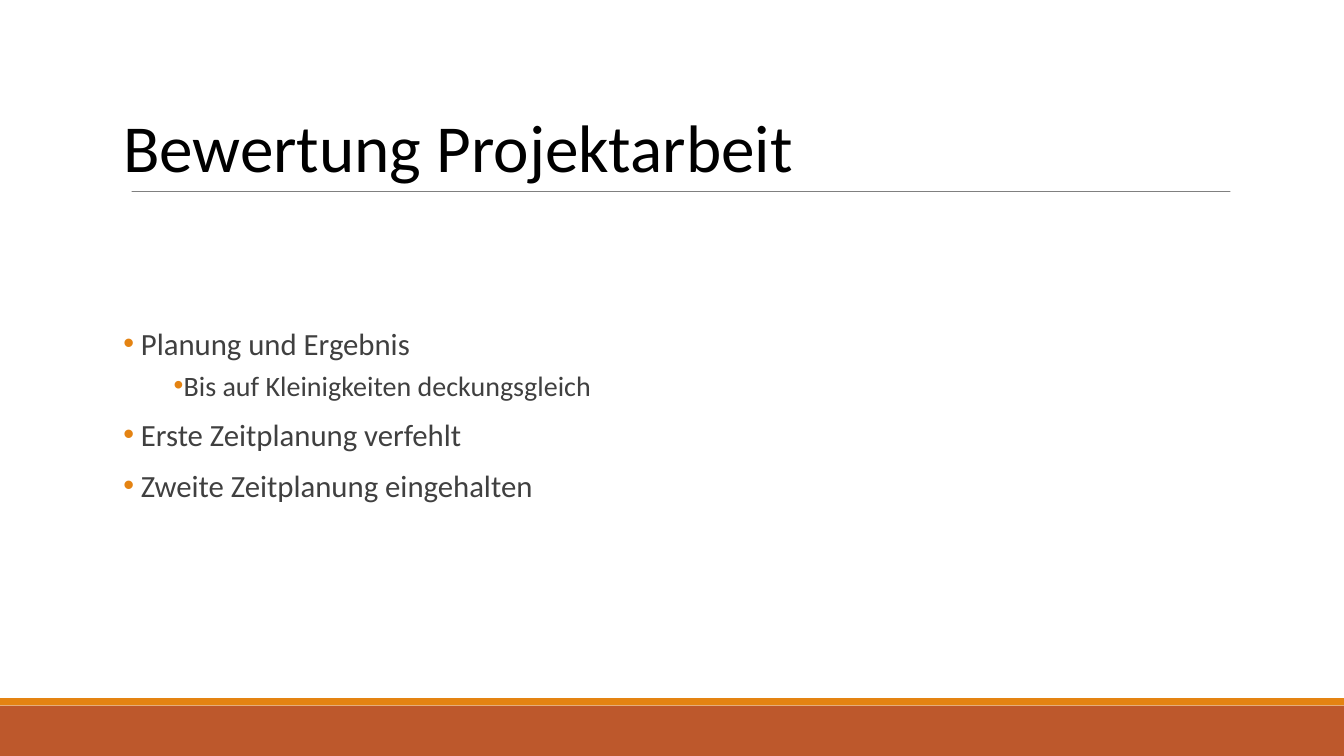
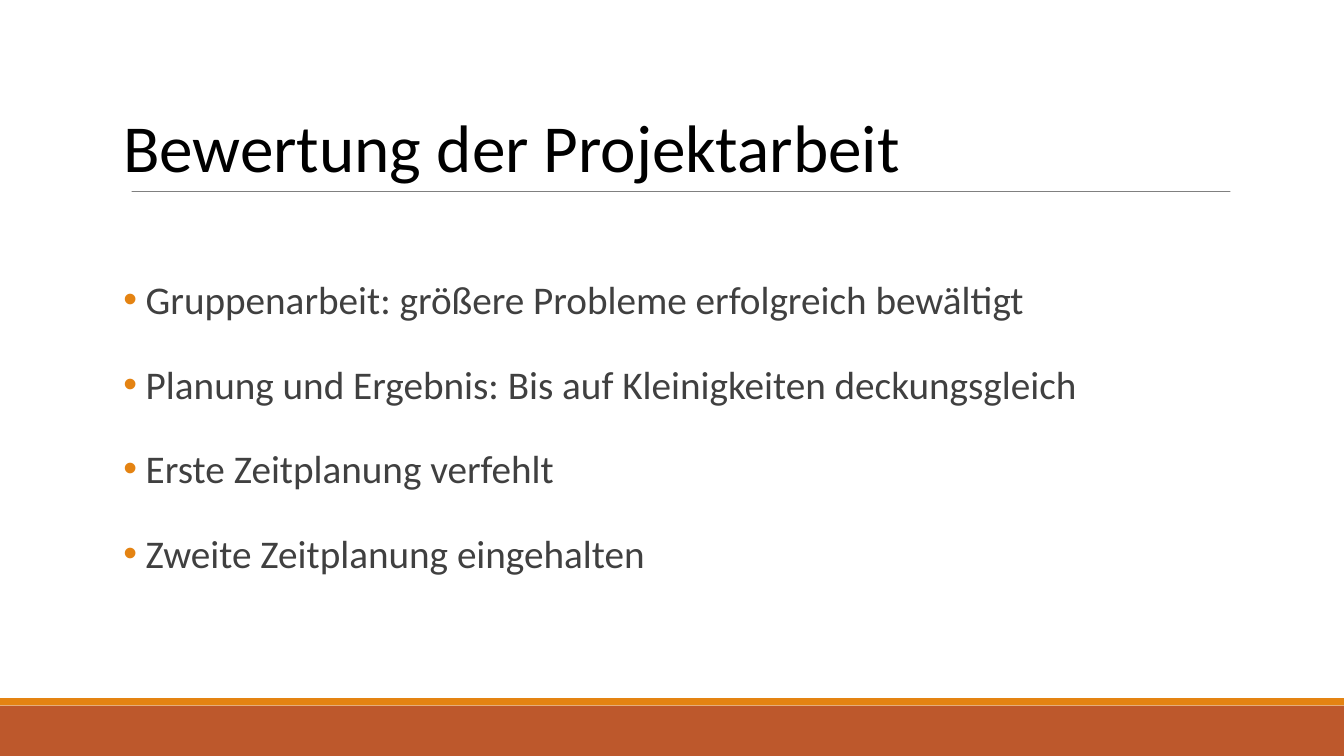
Before and after one commit to LennartDuemke/Datenbanken_LevelUP, a slide deck: slide 18 of Präsentationen/Präsentation_Datenbanken_3.pptx. Drawn at 1344x756 pixels with LibreOffice and Linux fonts; fonts in the diff are those of the drawing. Boxes give left, top, right and bottom in pixels: in the first picture for what was removed or moved away, otherwise in the second. Text is boxed around its words. In the diff, an @@ line names an element or a change of style, - is before the commit and + after.

```diff
--- a/Präsentationen/Präsentation_Datenbanken_3.pptx
+++ b/Präsentationen/Präsentation_Datenbanken_3.pptx
@@ title at bbox=[123, 125, 900, 184]: text changed @@
-Bewertung Projektarbeit
+Bewertung der Projektarbeit
@@ subtitle at bbox=[146, 286, 1077, 406]: text changed; size 20 to 28 pt @@
-• Planung und Ergebnis
-  • Bis auf Kleinigkeiten deckungsgleich
+• Gruppenarbeit: größere Probleme erfolgreich bewältigt
+• Planung und Ergebnis: Bis auf Kleinigkeiten deckungsgleich
@@ subtitle at bbox=[146, 455, 645, 575]: size 22 to 28 pt in "Erste Zeitplanung verfehlt", "Zweite Zeitplanung eingehalten"; line spacing 1 to 1.5 @@
```
Also in this commit, not shown: 11 other slides changed, 6 slides added, 6 slides removed, 5 other files.
